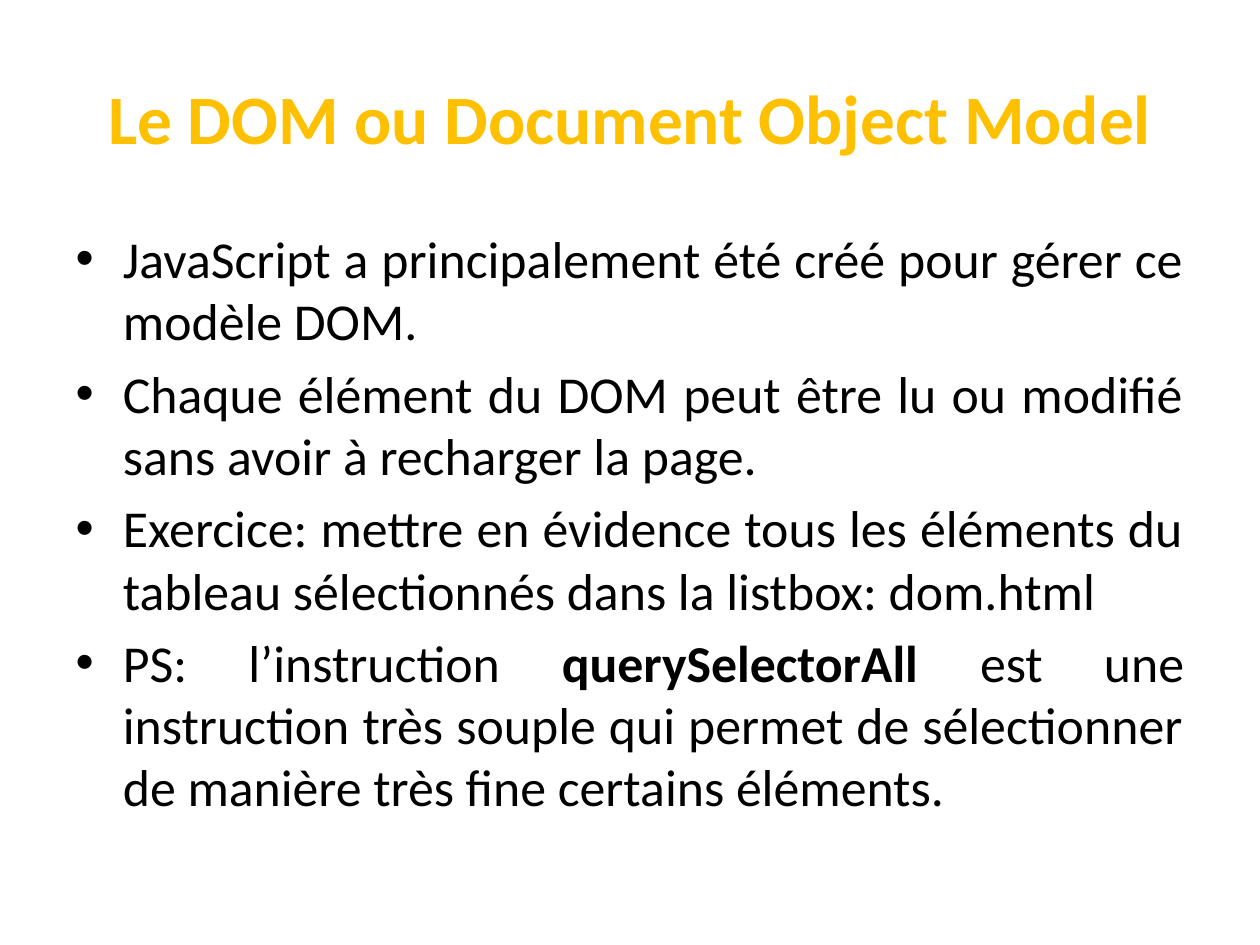
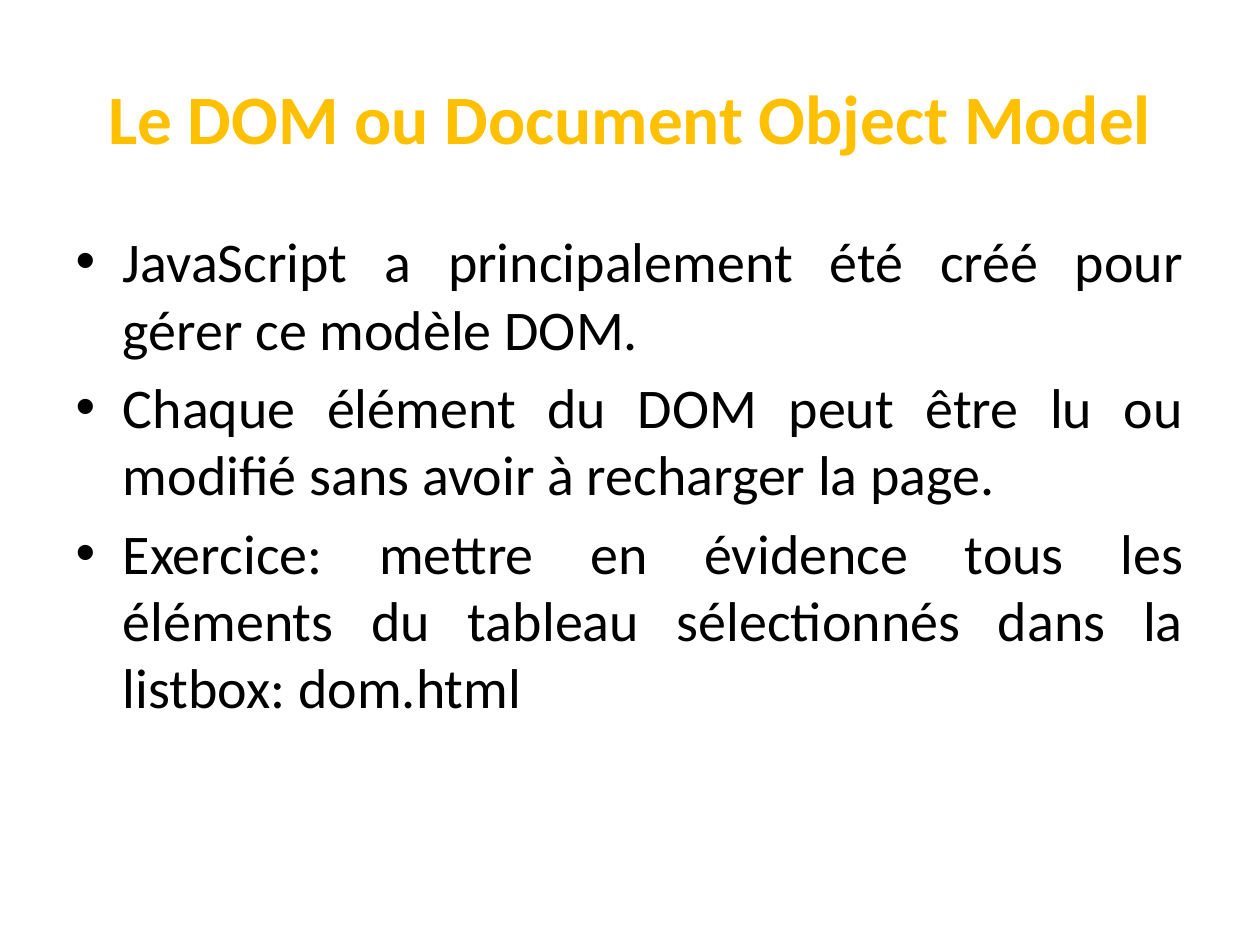
Before and after one commit to codeRoomMarseille/JavaScript_20180914, a slide deck: slide 24 of javascript.pptx. Drawn at 1260x945 pixels with LibreOffice and Linux fonts; fonts in the diff are those of the drawing. Boxes give left, top, right and bottom in pixels: in the first picture for what was removed or moved away, otherwise in the second. Text is boxed around its words. In the diff, an @@ line names an element or a change of style, - is before the commit and + after.

```diff
--- a/javascript.pptx
+++ b/javascript.pptx
@@ text "JavaScript a principalement été créé ..." at (123, 243, 1184, 709): size 29.6 to 32 pt @@
@@ text at (123, 645, 1184, 807): paragraph removed @@
-• PS: l’instruction querySelectorAll est une instruction très souple qui permet de sélectionner de manière très fine certains éléments.
```
Also in this commit, not shown: 11 other slides changed.
